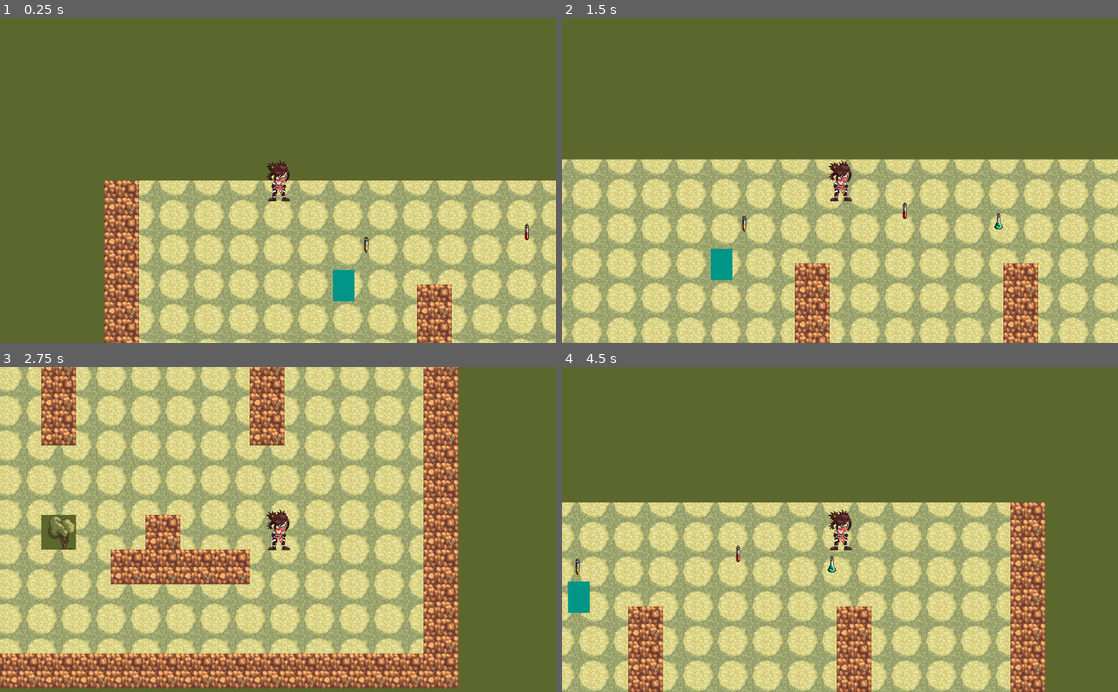
Above: before the commit, frames 1-4 (two rows, left to right).
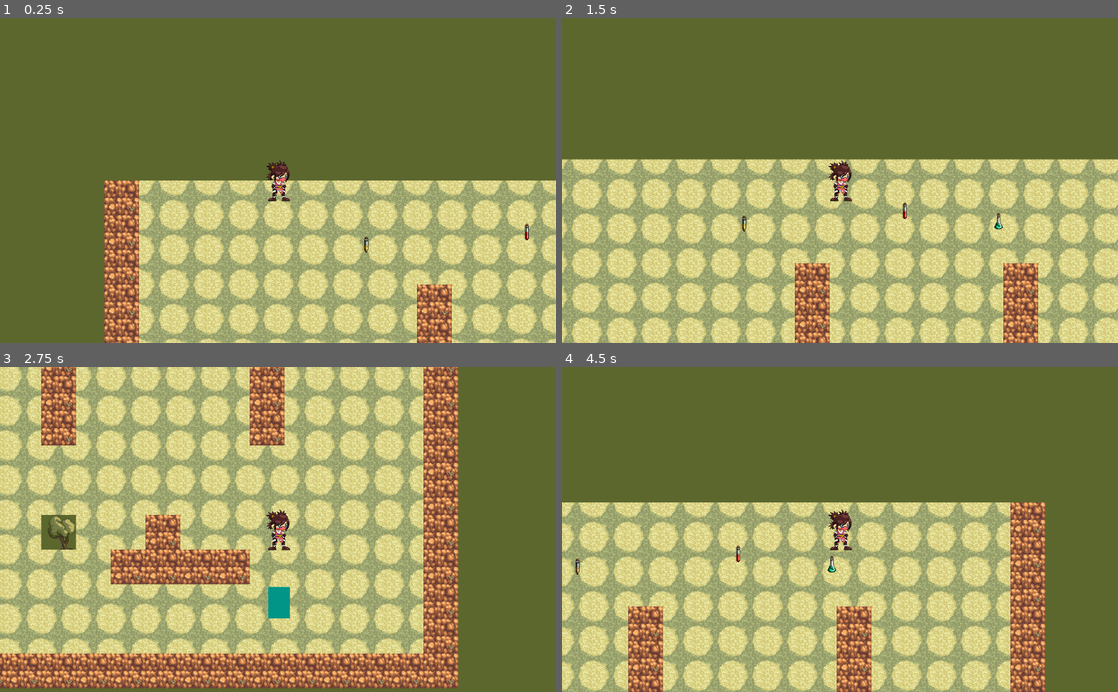
Above: after the commit, the same moments.

Repository: gina-vj/boss
Game: Godot game, scene res://Main.tscn
The game is run twice, just before and just after one commit, with the same random seed, the same clock (stepped at 60 frames per second) and the same inputs.
Inputs:
- Up to frame 1 (0.25 s): no input
- Up to frame 2 (1.5 s): tap Enter at 0.5 s; hold Right (move_right) 0.53-1.28 s; hold Down (move_down) from 1.28 s (still down)
- Up to frame 3 (2.75 s): release Down (move_down) at 2.03 s; hold Right (move_right) from 2.03 s (still down)
- Up to frame 4 (4.5 s): release Right (move_right) at 2.78 s; hold Up (move_up) 2.78-3.53 s; hold Left (move_left) from 3.53 s (still down)

The runs differ from the first frame. In frame 1, 0.4% of the frame differs, in the area x 59-64%, y 77-88%; in frame 2, 0.4%, in the area x 26-31%, y 70-81%; in frame 3, 0.4%; in frame 4, 0.4%.

Commit message:
tool for creating enemies

Diff:
--- /dev/null
+++ b/Gina-Boss/EnemySpawn.gd
@@ -0,0 +1,26 @@
+tool
+extends Node
+
+export (PackedScene) var element_scene:PackedScene setget set_element_scene
+export (bool) var spawn_element:bool = false setget set_spawn_element
+
+func set_element_scene(value:PackedScene):
+	element_scene = value
+
+
+func set_spawn_element(value:bool):
+	spawn_element = false
+	if value && Engine.editor_hint:
+		_spawn_element(element_scene)
+
+
+func _spawn_element(scene:PackedScene):
+	var new_element = scene.instance()
+	add_child(new_element)
+	new_element.set_owner(get_tree().get_edited_scene_root())
+
+
+## Execution on runtime
+func _ready():
+	if !Engine.editor_hint:
+		call_deferred("_initialize")
--- a/Gina-Boss/Main.tscn
+++ b/Gina-Boss/Main.tscn
@@ -1,8 +1,10 @@
-[gd_scene load_steps=9 format=2]
+[gd_scene load_steps=11 format=2]
 
 [ext_resource path="res://entities/environment_tileset.tres" type="TileSet" id=1]
 [ext_resource path="res://assets/world/battleground.png" type="Texture" id=2]
 [ext_resource path="res://entities/LevelNavigation.gd" type="Script" id=3]
+[ext_resource path="res://EnemySpawn.gd" type="Script" id=4]
+[ext_resource path="res://entities/enemies/basic_enemy/BasicEnemy.gd" type="Script" id=5]
 [ext_resource path="res://entities/player/Gina.tscn" type="PackedScene" id=7]
 [ext_resource path="res://entities/item/Item1.tscn" type="PackedScene" id=8]
 [ext_resource path="res://entities/item/Item2.tscn" type="PackedScene" id=9]
@@ -40,9 +42,17 @@
 [node name="Item3" parent="Environment/ItemSpawn" instance=ExtResource( 10 )]
 
 [node name="EnemySpawn" type="Node" parent="Environment"]
+script = ExtResource( 4 )
+element_scene = ExtResource( 11 )
 
 [node name="BasicEnemy" parent="Environment/EnemySpawn" instance=ExtResource( 11 )]
-position = Vector2( 121, 194 )
+position = Vector2( 121, 400 )
+
+[node name="BasicEnemy2" type="KinematicBody2D" parent="Environment/EnemySpawn" instance=ExtResource( 11 )]
+position = Vector2( 700, 700 )
+collision_layer = 4
+collision_mask = 5
+script = ExtResource( 5 )
 
 [node name="CanvasLayer" type="CanvasLayer" parent="."]
 layer = -1
--- a/Gina-Boss/entities/enemies/basic_enemy/BasicEnemy.tscn
+++ b/Gina-Boss/entities/enemies/basic_enemy/BasicEnemy.tscn
@@ -15,7 +15,7 @@
 height = 16.1886
 
 [sub_resource type="CircleShape2D" id=2]
-radius = 510.426
+radius = 271.505
 
 [node name="BasicEnemy" type="KinematicBody2D"]
 collision_layer = 4
